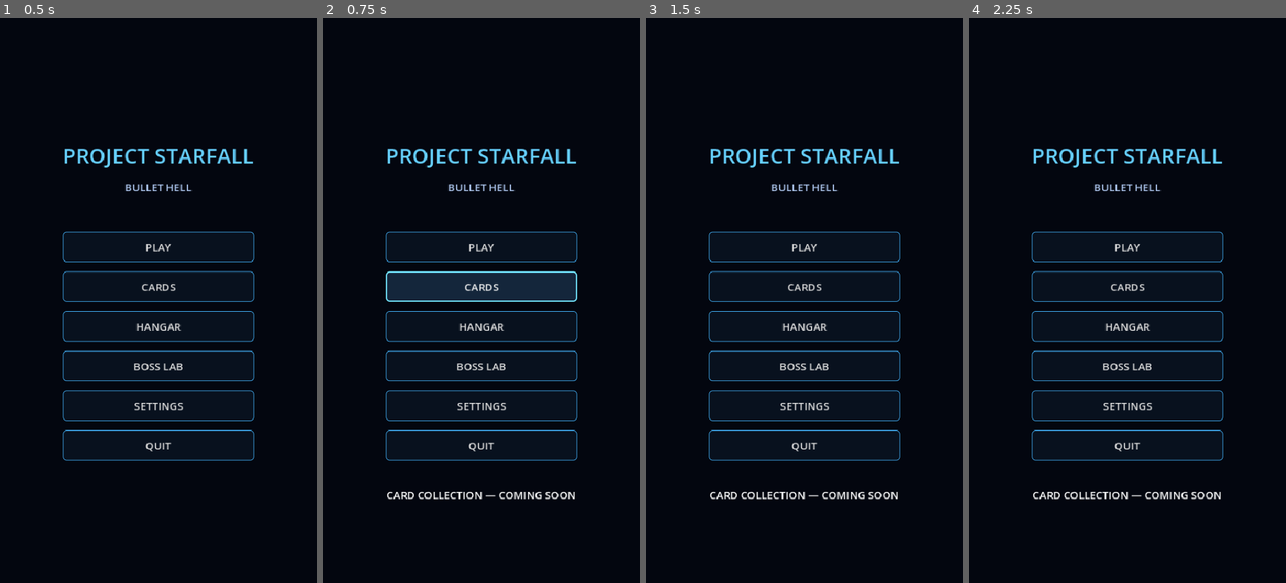
Above: before the commit, frames 1-4 (left to right).
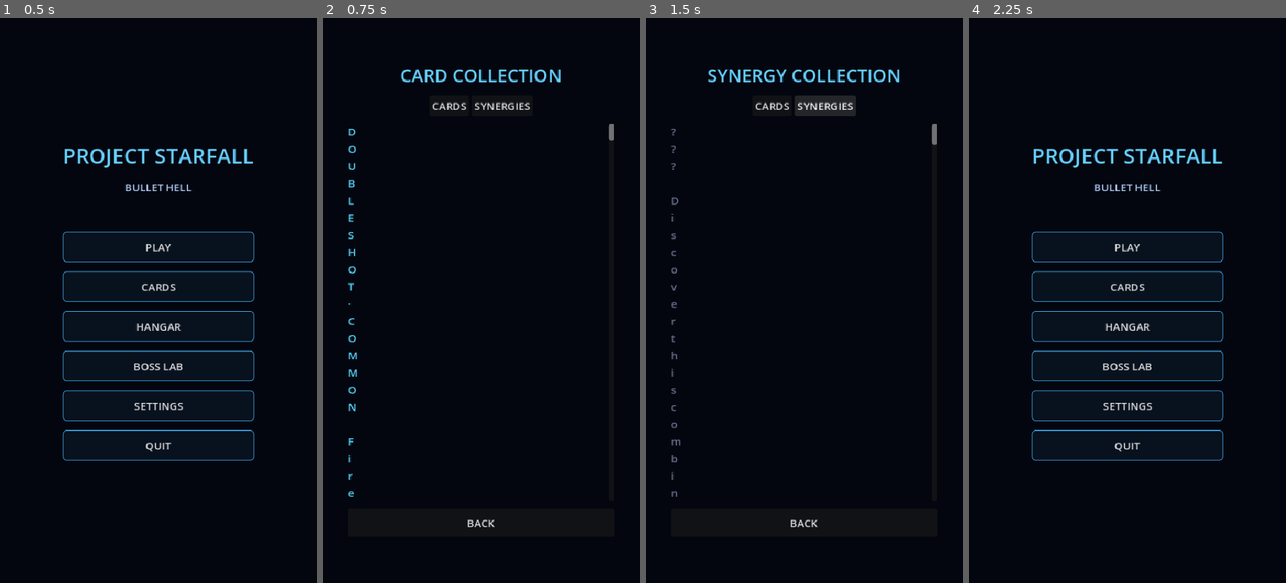
Above: after the commit, the same moments.

Repository: Gonz007/Bullet-Rogue
Game: Godot game, scene res://scenes/MainMenu.tscn
Two runs of this game, one before a commit and one after it. Both use one fixed random seed, a clock stepped at 60 frames per second and the inputs below.
Inputs (mouse positions are in pixels of both pictures, inside the frame that each line leads up to):
- Up to frame 1 (0.5 s): no input
- Up to frame 2 (0.75 s): click "CARDS" at 0.5 s
- Up to frame 3 (1.5 s): click (826, 108) at 1.25 s, where only the run after the commit has a clickable "SYNERGIES"
- Up to frame 4 (2.25 s): click (1127, 520) at 2 s, where only the run after the commit has a clickable "BACK"

Frame 1 is identical in both runs. In frame 2, 8.3% of the frame differs, in the area x 7-92%, y 9-91%; in frame 3, 6.0%; in frame 4, 0.5%.

Commit message:
feat: add cards and synergies collection

Diff:
--- a/scenes/MainMenu.tscn
+++ b/scenes/MainMenu.tscn
@@ -5,6 +5,7 @@
 [ext_resource type="PackedScene" path="res://scenes/ui/Hangar.tscn" id="4"]
 [ext_resource type="PackedScene" path="res://scenes/ui/BossLab.tscn" id="5"]
 [ext_resource type="PackedScene" path="res://scenes/ui/StageSelect.tscn" id="6"]
+[ext_resource type="PackedScene" path="res://scenes/ui/Collection.tscn" id="7"]
 [node name="MainMenu" type="Control"]
 layout_mode = 3
 anchors_preset = 15
@@ -88,3 +89,5 @@
 visible = false
 [node name="StageSelect" parent="." instance=ExtResource("6")]
 visible = false
+[node name="Collection" parent="." instance=ExtResource("7")]
+visible = false
--- /dev/null
+++ b/scenes/ui/Collection.tscn
@@ -0,0 +1,47 @@
+[gd_scene load_steps=2 format=3]
+[ext_resource type="Script" path="res://scripts/ui/collection.gd" id="1"]
+[node name="Collection" type="Control"]
+layout_mode = 3
+anchors_preset = 15
+anchor_right = 1.0
+anchor_bottom = 1.0
+script = ExtResource("1")
+[node name="Background" type="ColorRect" parent="."]
+layout_mode = 1
+anchors_preset = 15
+anchor_right = 1.0
+anchor_bottom = 1.0
+color = Color(0.012, 0.025, 0.06, 1)
+[node name="Layout" type="VBoxContainer" parent="."]
+layout_mode = 1
+anchors_preset = -1
+anchor_left = 0.08
+anchor_top = 0.08
+anchor_right = 0.92
+anchor_bottom = 0.92
+theme_override_constants/separation = 12
+[node name="Title" type="Label" parent="Layout"]
+layout_mode = 2
+theme_override_colors/font_color = Color(0.4, 0.82, 1, 1)
+theme_override_font_sizes/font_size = 27
+horizontal_alignment = 1
+text = "CARD COLLECTION"
+[node name="Tabs" type="HBoxContainer" parent="Layout"]
+layout_mode = 2
+alignment = 1
+[node name="Cards" type="Button" parent="Layout/Tabs"]
+layout_mode = 2
+text = "CARDS"
+[node name="Synergies" type="Button" parent="Layout/Tabs"]
+layout_mode = 2
+text = "SYNERGIES"
+[node name="Scroll" type="ScrollContainer" parent="Layout"]
+custom_minimum_size = Vector2(0, 570)
+layout_mode = 2
+[node name="Entries" type="VBoxContainer" parent="Layout/Scroll"]
+layout_mode = 2
+theme_override_constants/separation = 18
+[node name="Back" type="Button" parent="Layout"]
+custom_minimum_size = Vector2(0, 42)
+layout_mode = 2
+text = "BACK"
--- a/scripts/save_manager.gd
+++ b/scripts/save_manager.gd
@@ -111,6 +111,10 @@
 	_append_unique("discovered_synergies", synergy_id)
 
 
+func is_synergy_discovered(synergy_id: String) -> bool:
+	return _data.get("discovered_synergies", []).has(synergy_id)
+
+
 func _append_unique(key: String, value: String) -> void:
 	var values: Array = _data.get(key, [])
 	if not values.has(value):
--- /dev/null
+++ b/scripts/ui/collection.gd
@@ -0,0 +1,51 @@
+extends Control
+
+const CARDS: Array[CardData] = [
+	preload("res://cards/double_shot.tres"), preload("res://cards/triple_shot.tres"), preload("res://cards/pierce.tres"),
+	preload("res://cards/split.tres"), preload("res://cards/bounce.tres"), preload("res://cards/combustion.tres"),
+	preload("res://cards/rocket.tres"), preload("res://cards/parry_reflector.tres"), preload("res://cards/counter_shot.tres"), preload("res://cards/overload.tres"),
+	preload("res://cards/boss_prism.tres"), preload("res://cards/boss_singularity.tres"), preload("res://cards/boss_bulwark.tres"),
+	preload("res://cards/boss_rail.tres"), preload("res://cards/boss_nova.tres"), preload("res://cards/boss_chaos_drive.tres")
+]
+
+
+func _ready() -> void:
+	$Layout/Tabs/Cards.pressed.connect(_show_cards)
+	$Layout/Tabs/Synergies.pressed.connect(_show_synergies)
+	$Layout/Back.pressed.connect(hide)
+	_show_cards()
+
+
+func _show_cards() -> void:
+	_clear_entries()
+	$Layout/Title.text = "CARD COLLECTION"
+	for card in CARDS:
+		var label := Label.new()
+		label.autowrap_mode = TextServer.AUTOWRAP_WORD_SMART
+		if card.is_boss_card and not SaveManager.is_boss_card_unlocked(card.id):
+			label.text = "???  ·  BOSS RELIC\nDefeat %s to reveal this card." % card.boss_id.to_upper()
+			label.modulate = Color(0.42, 0.45, 0.55)
+		else:
+			label.text = "%s  ·  %s\n%s" % [card.display_name.to_upper(), CardData.Rarity.keys()[card.rarity], card.description]
+			label.modulate = Color(0.35, 0.85, 1.0) if not card.is_boss_card else Color(1.0, 0.72, 0.28)
+		$Layout/Scroll/Entries.add_child(label)
+
+
+func _show_synergies() -> void:
+	_clear_entries()
+	$Layout/Title.text = "SYNERGY COLLECTION"
+	for synergy in SynergyManager.CATALOG:
+		var label := Label.new()
+		label.autowrap_mode = TextServer.AUTOWRAP_WORD_SMART
+		if SaveManager.is_synergy_discovered(synergy.id):
+			label.text = "%s\n%s" % [synergy.display_name, synergy.description]
+			label.modulate = Color(0.45, 0.95, 1.0)
+		else:
+			label.text = "???\nDiscover this combination during a run."
+			label.modulate = Color(0.42, 0.45, 0.55)
+		$Layout/Scroll/Entries.add_child(label)
+
+
+func _clear_entries() -> void:
+	for child in $Layout/Scroll/Entries.get_children():
+		child.queue_free()
--- a/scripts/ui/main_menu.gd
+++ b/scripts/ui/main_menu.gd
@@ -2,7 +2,7 @@
 
 func _ready() -> void:
 	$Center/Layout/Play.pressed.connect(func() -> void: $StageSelect.open())
-	$Center/Layout/Cards.pressed.connect(func() -> void: $CollectionNotice.visible = true)
+	$Center/Layout/Cards.pressed.connect(func() -> void: $Collection.show())
 	$Center/Layout/Hangar.pressed.connect(func() -> void: $Hangar.visible = true)
 	$Center/Layout/BossLab.pressed.connect(func() -> void: $BossLab.visible = true)
 	$Center/Layout/Settings.pressed.connect(func() -> void: $Settings.visible = true)
@@ -11,3 +11,4 @@
 	$Hangar.hide()
 	$BossLab/Layout/Back.pressed.connect(func() -> void: $BossLab.hide())
 	$StageSelect.closed.connect(func() -> void: $StageSelect.hide())
+	$Collection.hide()
Not shown, added: scripts/ui/collection.gd.uid
